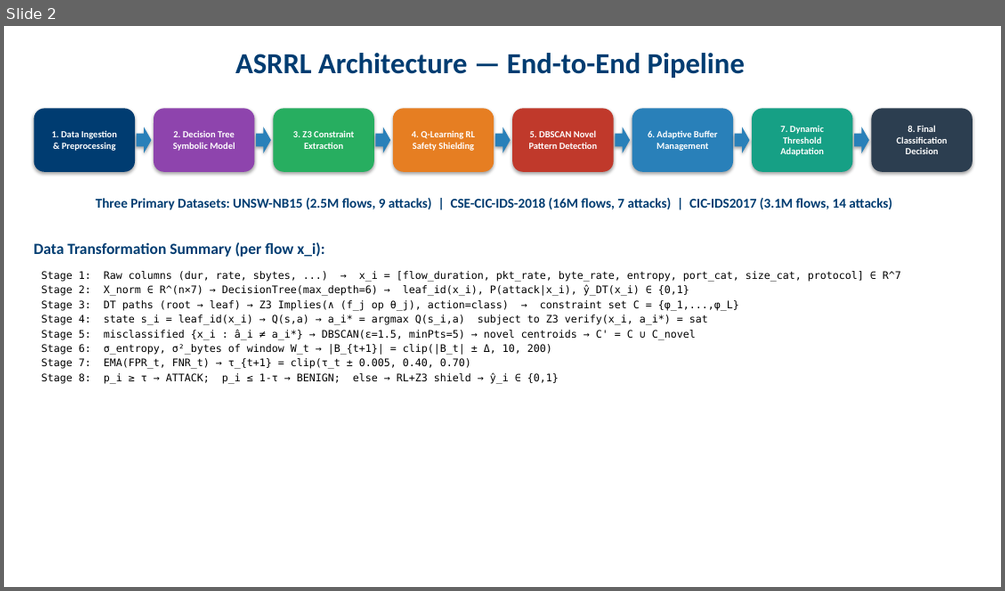
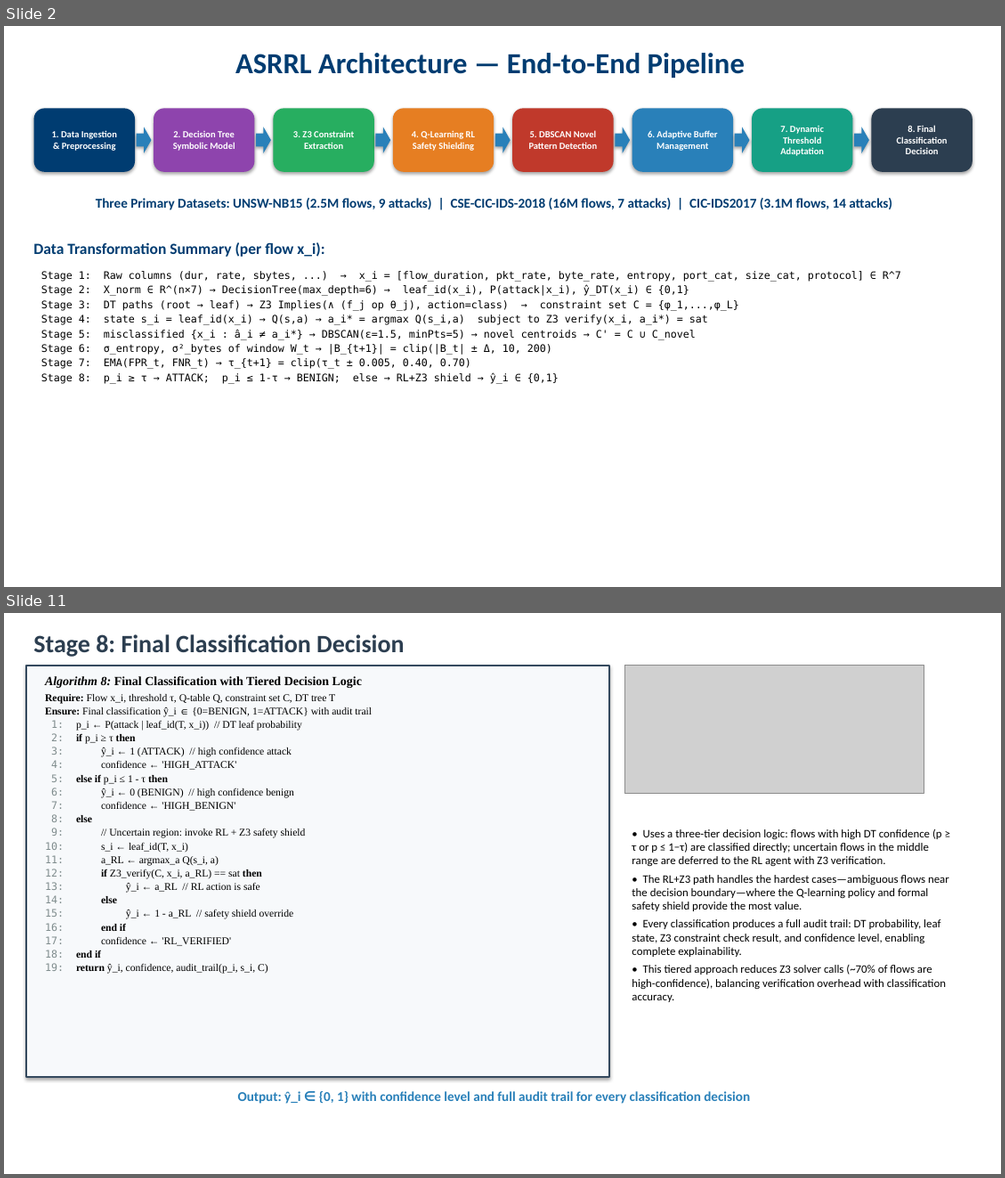
Before and after one commit to pcy12345/adaptive-ids-asrrl, a slide deck: ASRRL_Methodology.pptx. Shown one above the other, each under a label of ours: slide 2 before the commit, slides 2 and 11 after it; the slides between them are not shown. The pictures are 1005x591 and 1005x1178 pixels, drawn with LibreOffice and Linux fonts; fonts in the diff are those of the drawing; grey boxes stand for pictures. Boxes give left, top, right and bottom in pixels: in the first picture for what was removed or moved away, otherwise in the second. Text is boxed around its words. In the diff, an @@ line names an element or a change of style, - is before the commit and + after.

```diff
--- a/ASRRL_Methodology.pptx
+++ b/ASRRL_Methodology.pptx
@@ slide 11 added at bbox=[4, 613, 1001, 1174], background #FFFFFF @@
@@ text added at bbox=[33, 634, 404, 657], 24 pt, text #2C3E50, bold @@
+Stage 8: Final Classification Decision
@@ rectangle added at bbox=[26, 666, 610, 1077], fill #F7F9FB, outline #34495E 1.5 pt @@
@@ picture added at bbox=[624, 666, 923, 793] @@
@@ text added at bbox=[45, 676, 372, 973], 10 pt, text #000000 @@
+Algorithm 8: Final Classification with Tiered Decision Logic
+Require: Flow x_i, threshold τ, Q-table Q, constraint set C, DT tree T
+Ensure: Final classification ŷ_i ∈ {0=BENIGN, 1=ATTACK} with audit trail
+1: p_i ← P(attack | leaf_id(T, x_i)) // DT leaf probability
+2: if p_i ≥ τ then
+3: ŷ_i ← 1 (ATTACK) // high confidence attack
+4: confidence ← 'HIGH_ATTACK'
+5: else if p_i ≤ 1 - τ then
+6: ŷ_i ← 0 (BENIGN) // high confidence benign
+7: confidence ← 'HIGH_BENIGN'
+8: else
+9: // Uncertain region: invoke RL + Z3 safety shield
+10: s_i ← leaf_id(T, x_i)
+11: a_RL ← argmax_a Q(s_i, a)
+12: if Z3_verify(C, x_i, a_RL) == sat then
+13: ŷ_i ← a_RL // RL action is safe
+14: else
+15: ŷ_i ← 1 - a_RL // safety shield override
+16: end if
+17: confidence ← 'RL_VERIFIED'
+18: end if
+19: return ŷ_i, confidence, audit_trail(p_i, s_i, C)
@@ text added at bbox=[631, 829, 949, 1002], 11 pt, text #000000 @@
+• Uses a three-tier decision logic: flows with high DT confidence (p ≥ τ or p ≤ 1−τ) are classified directly; uncertain flows in the middle range are deferred to the RL agent with Z3 verification.
+• The RL+Z3 path handles the hardest cases—ambiguous flows near the decision boundary—where the Q-learning policy and formal safety shield provide the most value.
+• Every classification produces a full audit trail: DT probability, leaf state, Z3 constraint check result, and confidence level, enabling complete explainability.
+• This tiered approach reduces Z3 solver calls (~70% of flows are high-confidence), balancing verification overhead with classification accuracy.
@@ text added at bbox=[238, 1091, 750, 1103], 13 pt, text #2980B9, bold @@
+Output: ŷ_i ∈ {0, 1} with confidence level and full audit trail for every classification decision
```
Also in this commit, not shown: 2 slides changed, 7 other slides added, 8 slides removed, 1 other file.
